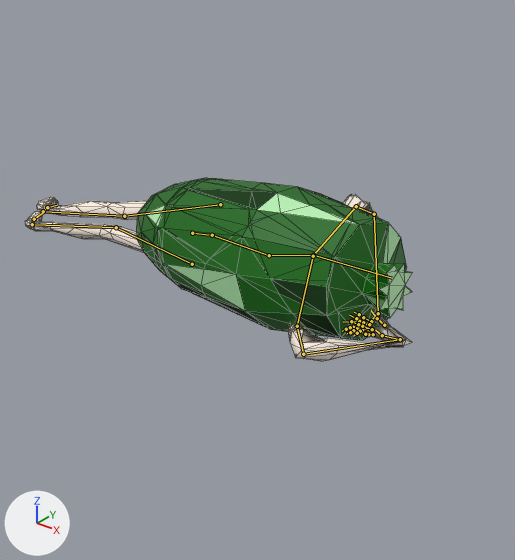
Two versions of the glTF model Gangsta Wizards/Main/CHARACTERS/Gourdlings/Gourdling2.glb, one commit apart.
Camera for both pictures: a 50 mm lens placed at (1.385, -1.109, 0.125), pointed at (0.513, -0.02, -0.551). Every picture has the same lights, and +X, +Y and +Z are marked at lower left. The older version comes first. Both versions are drawn at frame 24 of the action 'Lie Down - Idle'; the numbers are the values there. The bones that change, and the others that lie on the model, are drawn over the model as lines. Mesh edges are drawn as thin lines.

In view in the first picture: 'Gourd Body'.
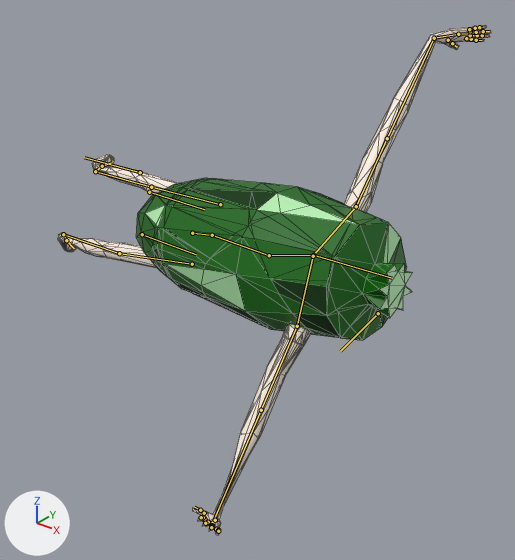
Boxes (x1, y1, x2, y2) around the edits, measured in the pictures (515 x 560 px):
'Gourd Body', posed (12% wider, 178% taller)
    before: (25, 178, 412, 361)
    after: (58, 25, 491, 535)
bone 'Bicep L', root to tip
    before: (356, 206) to (374, 214)
    after: (356, 206) to (387, 138)
bone 'Forearm L', root to tip
    before: (374, 214) to (378, 313)
    after: (387, 138) to (434, 38)
bone 'Bicep R', root to tip
    before: (297, 326) to (303, 354)
    after: (297, 326) to (261, 410)
bone 'Forearm R', root to tip
    before: (303, 354) to (400, 339)
    after: (261, 410) to (212, 523)
bone 'Thigh L', root to tip
    before: (220, 204) to (124, 216)
    after: (220, 204) to (151, 187)
bone 'Shin L', root to tip
    before: (124, 216) to (43, 211)
    after: (151, 187) to (95, 171)
bone 'Thigh R', root to tip
    before: (192, 264) to (116, 227)
    after: (192, 264) to (119, 253)
bone 'Shin R', root to tip
    before: (116, 227) to (32, 224)
    after: (119, 253) to (63, 234)

The change in detail:
Bone 'Bicep L' (bone_bicep_l) turns from (64, 40, -16) to (0, 0, 0) degrees about its own x, y and z.
Bone 'Forearm L' (bone_forearm_l) turns from (108, -24, 18) to (0, 0, 0) degrees about its own x, y and z.
Bone 'Bicep R' (bone_bicep_r) turns from (-98, -69, 25) to (0, 0, 0) degrees about its own x, y and z.
Bone 'Forearm R' (bone_forearm_r) turns from (-37, -41, -96) to (0, 0, 0) degrees about its own x, y and z.
Bone 'Thigh L' (bone_thigh_l) turns from (6, 8, 20) to (0, 0, 0) degrees about its own x, y and z.
Bone 'Shin L' (bone_shin_l) turns from (7, 0, 2) to (0, 0, 0) degrees about its own x, y and z.
Bone 'Thigh R' (bone_thigh_r) turns from (22, -69, -30) to (0, 0, 0) degrees about its own x, y and z.
Bone 'Shin R' (bone_shin_r) turns from (17, 1, -5) to (0, 0, 0) degrees about its own x, y and z.
